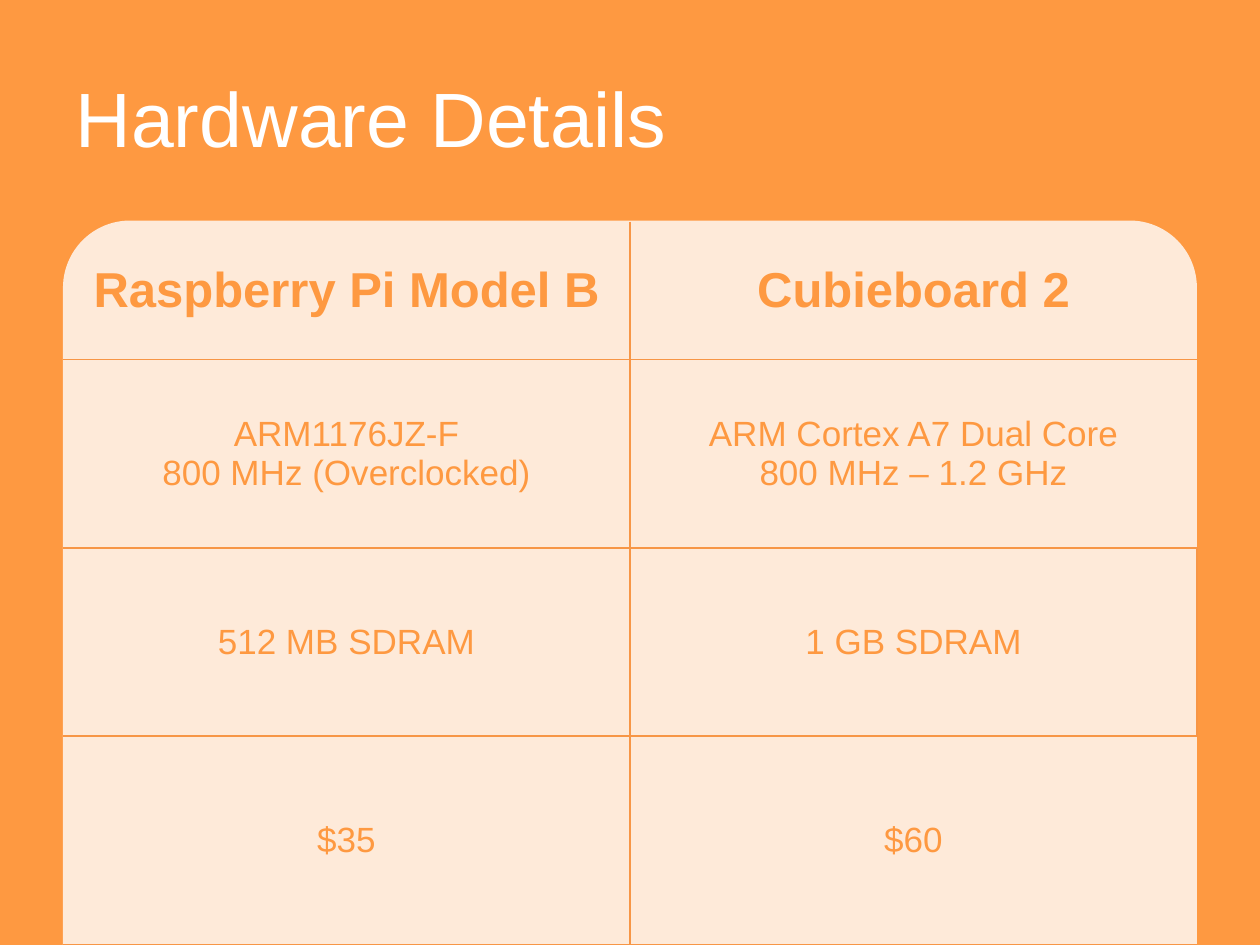
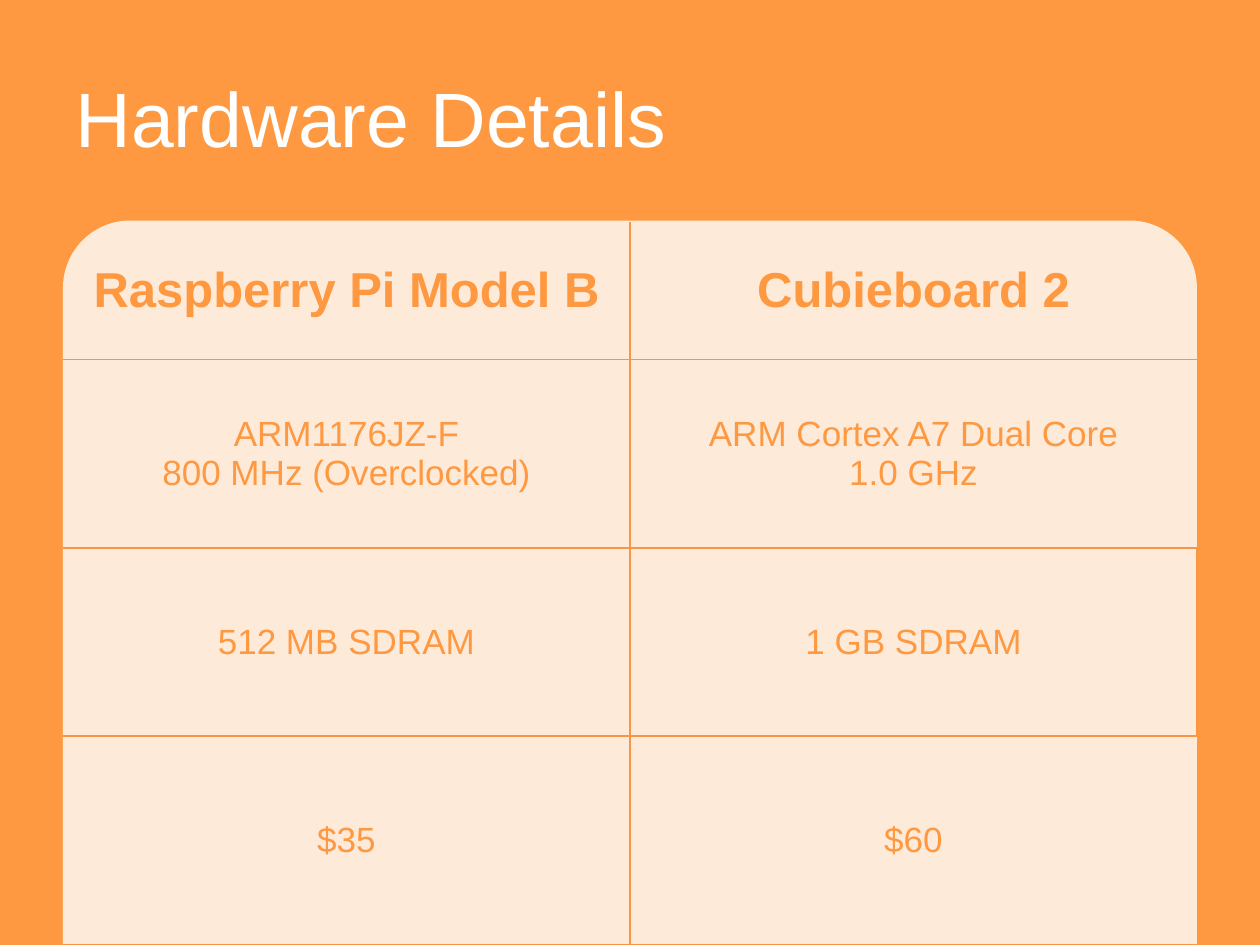
Before and after one commit to ailurus-server/ailurus-device, a slide deck: slide 8 of documents/midterm_demo.pptx. Drawn at 1260x945 pixels with LibreOffice and Linux fonts; fonts in the diff are those of the drawing. Boxes give left, top, right and bottom in pixels: in the first picture for what was removed or moved away, otherwise in the second. Text is boxed around its words. In the diff, an @@ line names an element or a change of style, - is before the commit and + after.

```diff
--- a/documents/midterm_demo.pptx
+++ b/documents/midterm_demo.pptx
@@ table at (63,222,1197,945) @@
-row 2, column 2: ARM Cortex A7 Dual Core / 800 MHz – 1.2 GHz
+row 2, column 2: ARM Cortex A7 Dual Core / 1.0 GHz
```
Also in this commit, not shown: 2 other slides changed, 1 slide added, 1 other file.
